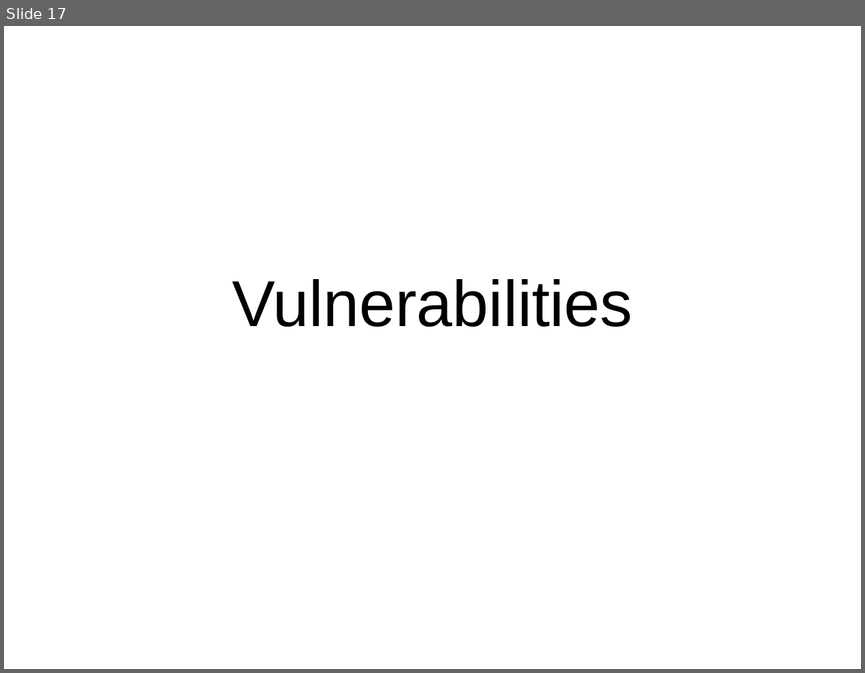
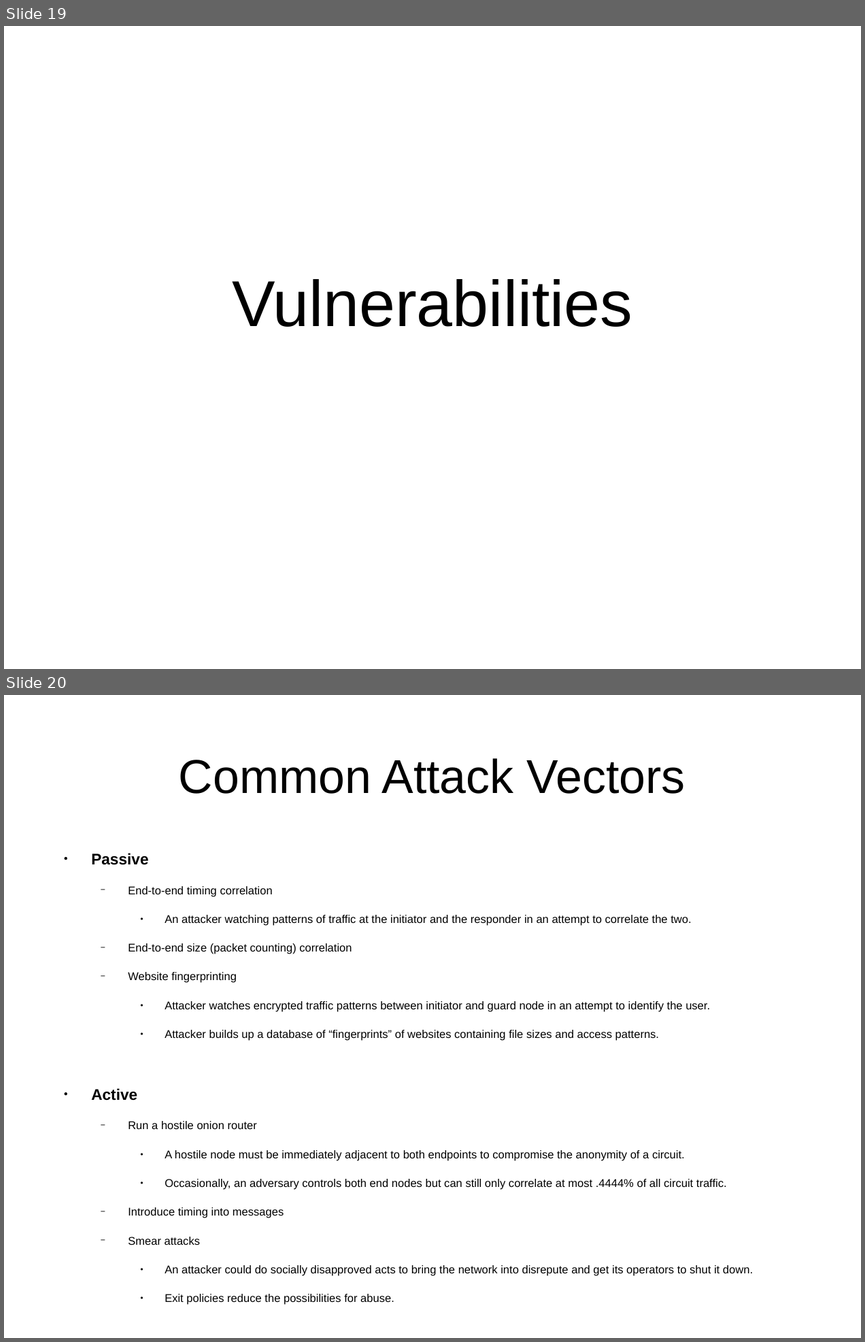
Before and after one commit to btoll/benjamintoll.com, a slide deck: static/talks/tor.odp. Shown one above the other, each under a label of ours: slide 17 before the commit, slides 19 and 20 after it. The pictures are 865x673 and 865x1342 pixels, drawn with LibreOffice and Linux fonts; fonts in the diff are those of the drawing. Boxes give left, top, right and bottom in pixels: in the first picture for what was removed or moved away, otherwise in the second. Text is boxed around its words. In the diff, an @@ line names an element or a change of style, - is before the commit and + after.

```diff
--- a/static/talks/tor.odp
+++ b/static/talks/tor.odp
@@ slide 20 added at bbox=[4, 695, 861, 1338], background #FFFFFF @@
@@ title added at bbox=[179, 758, 685, 794], 44 pt, text #000000 @@
+Common Attack Vectors
@@ text added at bbox=[91, 853, 753, 1304], 10.4 pt, text #000000 @@
+● Passive
+  − End-to-end timing correlation
+    ● An attacker watching patterns of traffic at the initiator and the responder in an attempt to correlate the two.
+  − End-to-end size (packet counting) correlation
+  − Website fingerprinting
+    ● Attacker watches encrypted traffic patterns between initiator and guard node in an attempt to identify the user.
+    ● Attacker builds up a database of “fingerprints” of websites containing file sizes and access patterns.
+● Active
+  − Run a hostile onion router
+    ● A hostile node must be immediately adjacent to both endpoints to compromise the anonymity of a circuit.
+    ● Occasionally, an adversary controls both end nodes but can still only correlate at most .4444% of all circuit traffic.
+  − Introduce timing into messages
+  − Smear attacks
+    ● An attacker could do socially disapproved acts to bring the network into disrepute and get its operators to shut it down.
+    ● Exit policies reduce the possibilities for abuse.
@@ what was slide 17 is now slide 19 @@
```
Also in this commit, not shown: 7 slides changed, 4 other slides added, 1 other file.
